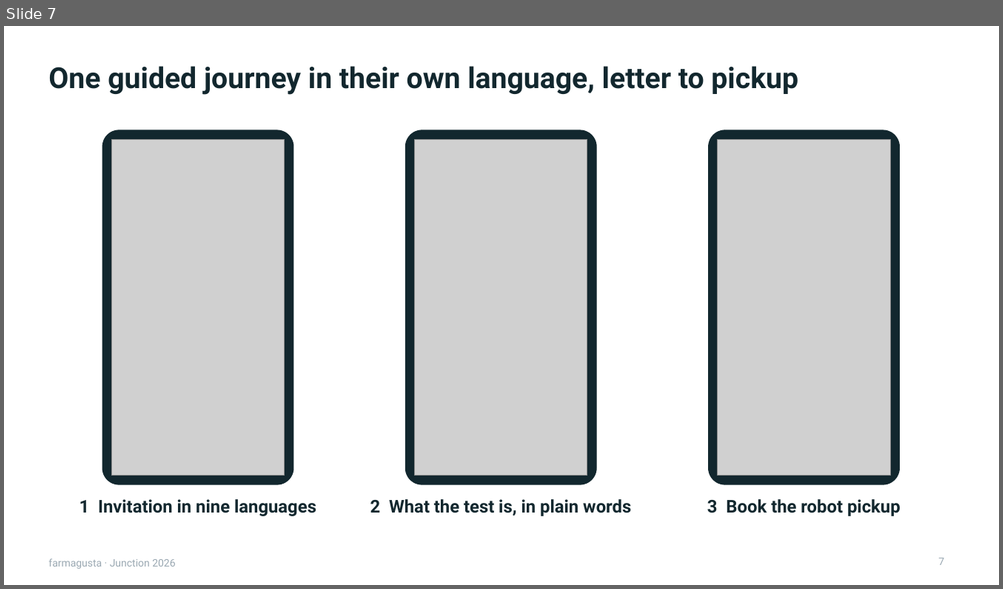
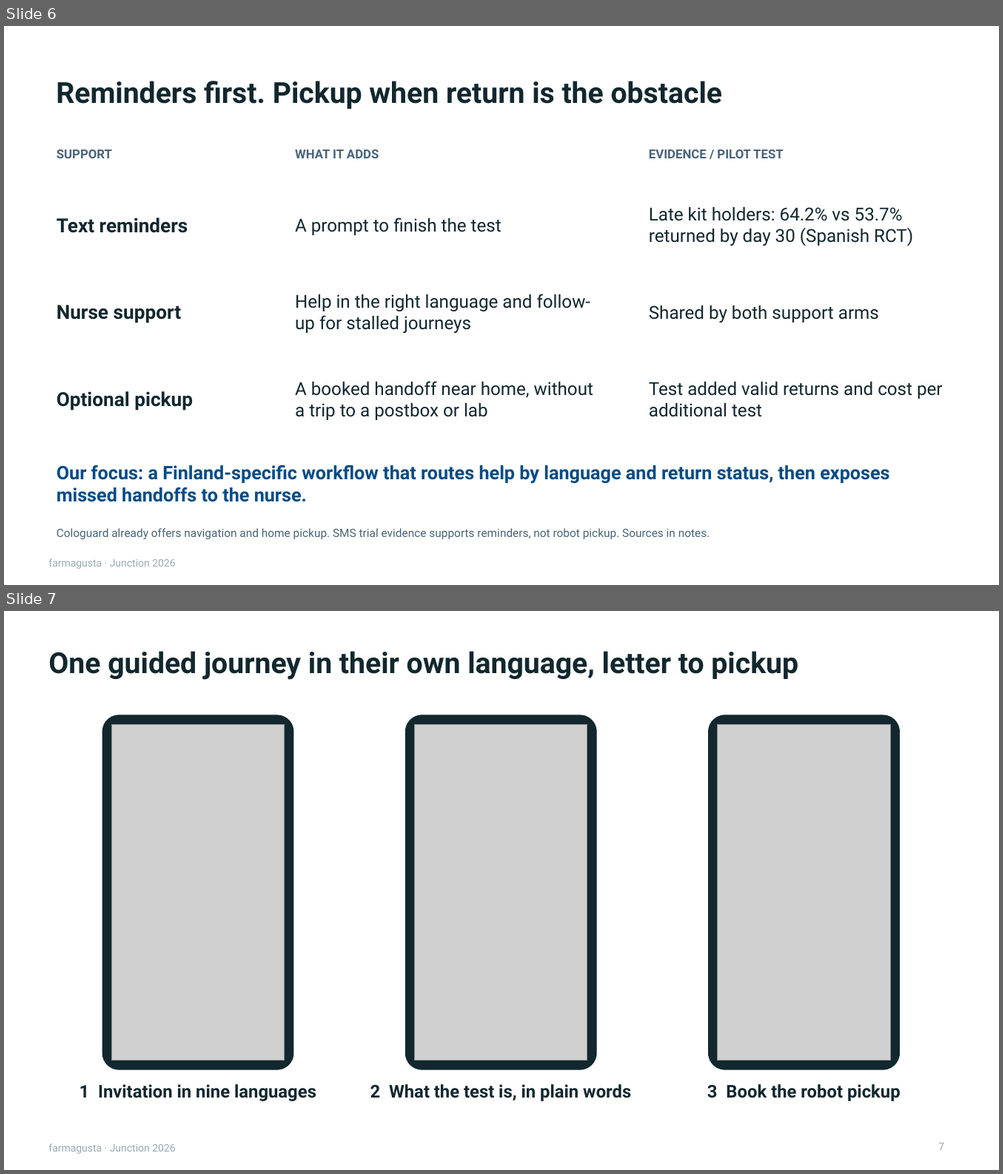
Before and after one commit to rromppanen/junction26, a slide deck: docs/pitch/farmagusta-screening-attendance.pptx. Shown one above the other, each under a label of ours: slide 7 before the commit, slides 6 and 7 after it. The pictures are 1003x589 and 1003x1174 pixels, drawn with LibreOffice and Linux fonts; fonts in the diff are those of the drawing; grey boxes stand for pictures. Boxes give left, top, right and bottom in pixels: in the first picture for what was removed or moved away, otherwise in the second. Text is boxed around its words. In the diff, an @@ line names an element or a change of style, - is before the commit and + after.

Commit message:
Clarify pickup value and add Starship fleet economics to pitch

```diff
--- a/docs/pitch/farmagusta-screening-attendance.pptx
+++ b/docs/pitch/farmagusta-screening-attendance.pptx
@@ slide 6 added at box(4, 26, 999, 585), background #FFFFFF; not listed: 1 template element that a slide beside it also shows @@
@@ text added at box(56, 81, 723, 109), 28 pt, text #12272E, bold @@
+Reminders first. Pickup when return is the obstacle
@@ text added at box(57, 150, 112, 158), 12 pt, text #486378, bold @@
+SUPPORT
@@ text added at box(295, 150, 378, 158), 12 pt, text #486378, bold @@
+WHAT IT ADDS
@@ text added at box(649, 150, 782, 158), 12 pt, text #486378, bold @@
+EVIDENCE / PILOT TEST
@@ text added at box(57, 218, 188, 233), 18.8 pt, text #12272E, bold @@
+Text reminders
@@ text added at box(295, 218, 501, 235), 17.2 pt, text #12272E @@
+A prompt to finish the test
@@ text added at box(649, 207, 913, 247), 17.2 pt, text #12272E @@
+Late kit holders: 64.2% vs 53.7% returned by day 30 (Spanish RCT)
@@ text added at box(57, 305, 181, 323), 18.8 pt, text #12272E, bold @@
+Nurse support
@@ text added at box(295, 294, 591, 333), 17.2 pt, text #12272E @@
+Help in the right language and follow-up for stalled journeys
@@ text added at box(649, 306, 879, 323), 17.2 pt, text #12272E @@
+Shared by both support arms
@@ text added at box(57, 392, 193, 411), 18.8 pt, text #12272E, bold @@
+Optional pickup
@@ text added at box(295, 381, 593, 420), 17.2 pt, text #12272E @@
+A booked handoff near home, without a trip to a postbox or lab
@@ text added at box(649, 382, 942, 417), 17.2 pt, text #12272E @@
+Test added valid returns and cost per additional test
@@ text added at box(57, 466, 889, 503), 18 pt, text #004B87, bold @@
+Our focus: a Finland-specific workflow that routes help by language and return status, then exposes missed handoffs to the nurse.
@@ text added at box(57, 528, 710, 540), 11 pt, text #486378 @@
+Cologuard already offers navigation and home pickup. SMS trial evidence supports reminders, not robot pickup. Sources in notes.
```
Also in this commit, not shown: 4 slides changed, 3 other slides added, 2 slides removed.
